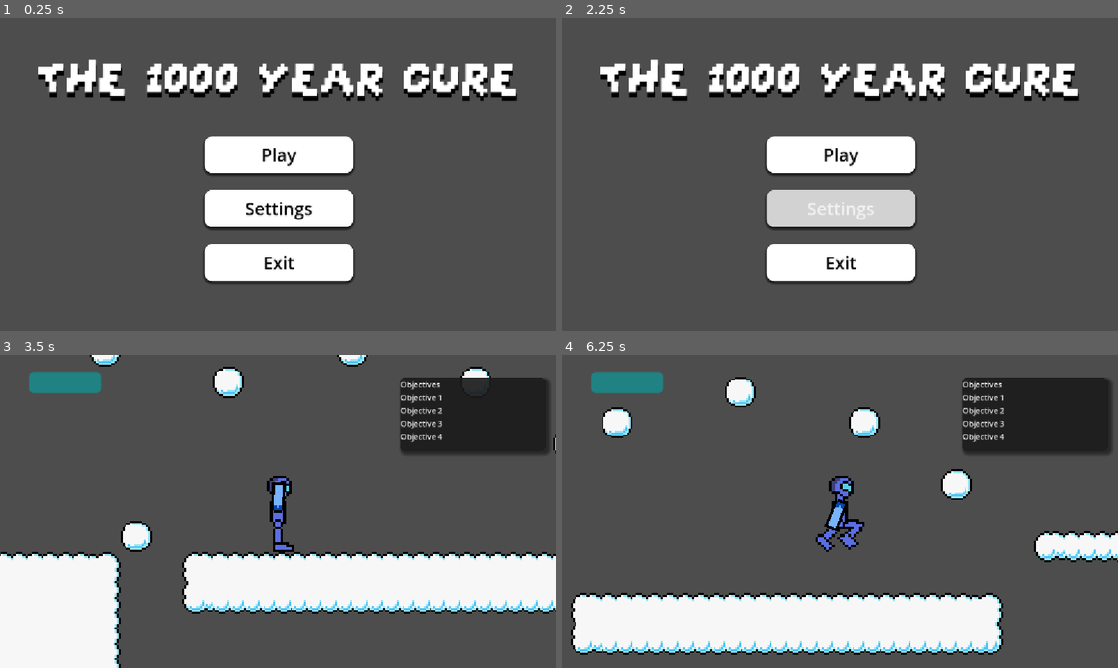
Above: before the commit, frames 1-4 (two rows, left to right).
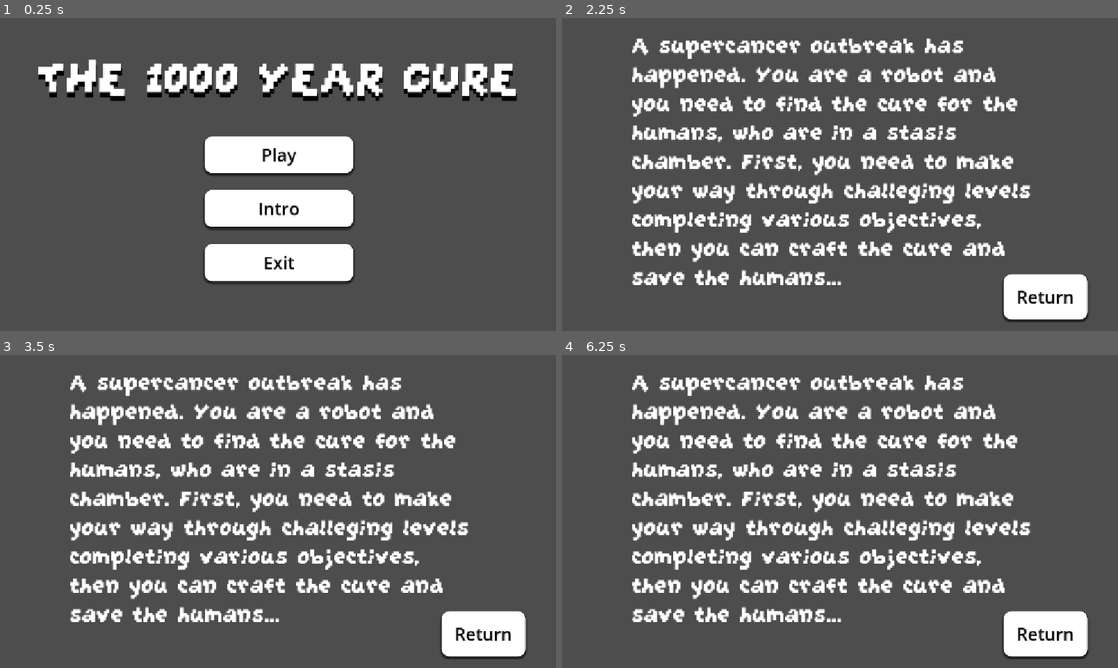
Above: after the commit, the same moments.

Repository: Milo-Griffiths/GameJam-Time
Game: Godot game, scene res://scenes/main.tscn
Same seed, same stepped clock (60 frames per second), same inputs: the game is played once before the commit and once after it. The engine's default icon, where the game draws it, is replaced by a stand-in: a white triangle on a blue panel in a dark square.
Inputs (mouse positions are in pixels of both pictures, inside the frame that each line leads up to):
- Up to frame 1 (0.25 s): no input
- Up to frame 2 (2.25 s): click (840, 208) at 0.5 s, where only the run before the commit has a clickable "Settings"; click (1045, 296) at 1.25 s, where only the run after the commit has a clickable "Return"; click (840, 208) at 2 s, where only the run after the commit has a clickable "Intro"
- Up to frame 3 (3.5 s): click (278, 492) at 2.75 s, where only the run before the commit has a clickable "Play"
- Up to frame 4 (6.25 s): tap Enter at 3.5 s; move the mouse to (962, 495) at 3.52 s; hold Right (right) 3.53-5.03 s; tap Up (up) at 3.6, 3.77, 4.07, 4.52, 4.55, 4.82, 5.3, 5.85, 6.02 s; move the mouse to (728, 527) at 4.27 s; tap Q (Interact) at 4.35 s; move the mouse to (895, 442) at 5.02 s; hold A (left) 5.03-5.78 s; click (895, 442) at 5.1 s; move the mouse to (812, 574) at 5.77 s; hold Right (right) from 5.78 s (still down)

The runs differ from the first frame. In frame 1, 0.3% of the frame differs, in the area x 44-57%, y 58-65%; in frame 2, 27%; in frame 3, 41%, in the area x 0-100%, y 0-100%; in frame 4, 40%.

Commit message:
Removed objective placeholders

Diff:
--- /dev/null
+++ b/assets/scripts/intro.gd
@@ -0,0 +1,6 @@
+extends Control
+
+
+
+func _on_return_pressed() -> void:
+	get_tree().change_scene_to_file("res://scenes/main_menu.tscn")
--- /dev/null
+++ b/assets/scripts/objective_ui.gd
@@ -0,0 +1,9 @@
+extends Control
+
+
+# Initially there are no objectives
+func _ready() -> void:
+	$CanvasLayer/PanelContainer/MarginContainer/VBoxContainer/ObjectiveText.text = ""
+	$CanvasLayer/PanelContainer/MarginContainer/VBoxContainer/ObjectiveText2.text = ""
+	$CanvasLayer/PanelContainer/MarginContainer/VBoxContainer/ObjectiveText3.text = ""
+	$CanvasLayer/PanelContainer/MarginContainer/VBoxContainer/ObjectiveText4.text = ""
--- a/assets/scripts/scene_loader.gd
+++ b/assets/scripts/scene_loader.gd
@@ -19,3 +19,6 @@
 
 func _on_exit_pressed() -> void:
 	get_tree().quit()
+
+func _on_intro_pressed() -> void:
+	get_tree().change_scene_to_file("res://scenes/intro.tscn")
--- a/scenes/UI/objective_ui.tscn
+++ b/scenes/UI/objective_ui.tscn
@@ -1,6 +1,7 @@
 [gd_scene format=3 uid="uid://ck4w6t8ko18lw"]
 
 [ext_resource type="Script" uid="uid://dj0n5p7hl8rbf" path="res://assets/scripts/panel_container.gd" id="1_ifi1l"]
+[ext_resource type="Script" uid="uid://c8quu5f4sr4eb" path="res://assets/scripts/objective_ui.gd" id="1_o6d1m"]
 
 [sub_resource type="StyleBoxFlat" id="StyleBoxFlat_o6d1m"]
 bg_color = Color(0.105882354, 0.105882354, 0.105882354, 0.72156864)
@@ -24,6 +25,7 @@
 anchor_bottom = 1.0
 grow_horizontal = 2
 grow_vertical = 2
+script = ExtResource("1_o6d1m")
 
 [node name="CanvasLayer" type="CanvasLayer" parent="." unique_id=1322544268]
 layer = 10
--- /dev/null
+++ b/scenes/intro.tscn
@@ -0,0 +1,73 @@
+[gd_scene format=3 uid="uid://yfckkk8t76bq"]
+
+[ext_resource type="FontFile" uid="uid://dq8qcabj6yktb" path="res://GrapeSoda.ttf" id="1_ioskq"]
+[ext_resource type="Script" uid="uid://c2yiwh42aq0me" path="res://assets/scripts/intro.gd" id="1_yjqpq"]
+
+[sub_resource type="StyleBoxFlat" id="StyleBoxFlat_4bx60"]
+bg_color = Color(1, 1, 1, 1)
+corner_radius_top_left = 16
+corner_radius_top_right = 16
+corner_radius_bottom_right = 16
+corner_radius_bottom_left = 16
+shadow_size = 5
+shadow_offset = Vector2(0, 3.41)
+
+[sub_resource type="StyleBoxFlat" id="StyleBoxFlat_i2l1n"]
+bg_color = Color(0.63529414, 0.63529414, 0.63529414, 1)
+corner_radius_top_left = 16
+corner_radius_top_right = 16
+corner_radius_bottom_right = 16
+corner_radius_bottom_left = 16
+shadow_size = 5
+shadow_offset = Vector2(0, 3.41)
+
+[sub_resource type="StyleBoxFlat" id="StyleBoxFlat_wfs7u"]
+bg_color = Color(0.8235294, 0.8235294, 0.8235294, 1)
+corner_radius_top_left = 16
+corner_radius_top_right = 16
+corner_radius_bottom_right = 16
+corner_radius_bottom_left = 16
+shadow_size = 5
+shadow_offset = Vector2(0, 3.41)
+
+[node name="Intro" type="Control" unique_id=1227691560]
+layout_mode = 3
+anchors_preset = 15
+anchor_right = 1.0
+anchor_bottom = 1.0
+grow_horizontal = 2
+grow_vertical = 2
+script = ExtResource("1_yjqpq")
+
+[node name="RichTextLabel" type="RichTextLabel" parent="." unique_id=997681452]
+layout_mode = 1
+anchors_preset = 8
+anchor_left = 0.5
+anchor_top = 0.5
+anchor_right = 0.5
+anchor_bottom = 0.5
+offset_left = -431.75
+offset_top = -295.75
+offset_right = 431.75
+offset_bottom = 295.75
+grow_horizontal = 2
+grow_vertical = 2
+theme_override_fonts/normal_font = ExtResource("1_ioskq")
+theme_override_font_sizes/normal_font_size = 60
+text = "A supercancer outbreak has happened. You are a robot and you need to find the cure for the humans, who are in a stasis chamber. First, you need to make your way through challeging levels completing various objectives, then you can craft the cure and save the humans..."
+
+[node name="Return" type="Button" parent="." unique_id=1099978993]
+layout_mode = 0
+offset_left = 915.0
+offset_top = 531.0
+offset_right = 1089.0
+offset_bottom = 624.0
+size_flags_vertical = 3
+theme_override_colors/font_color = Color(0, 0, 0, 1)
+theme_override_font_sizes/font_size = 36
+theme_override_styles/normal = SubResource("StyleBoxFlat_4bx60")
+theme_override_styles/pressed = SubResource("StyleBoxFlat_i2l1n")
+theme_override_styles/hover = SubResource("StyleBoxFlat_wfs7u")
+text = "Return"
+
+[connection signal="pressed" from="Return" to="." method="_on_return_pressed"]
--- a/scenes/main_menu.tscn
+++ b/scenes/main_menu.tscn
@@ -81,7 +81,7 @@
 theme_override_styles/hover = SubResource("StyleBoxFlat_fu7sn")
 text = "Play"
 
-[node name="Settings" type="Button" parent="VBoxContainer" unique_id=959305592]
+[node name="Intro" type="Button" parent="VBoxContainer" unique_id=959305592]
 layout_mode = 2
 size_flags_vertical = 3
 theme_override_colors/font_color = Color(0, 0, 0, 1)
@@ -89,7 +89,7 @@
 theme_override_styles/normal = SubResource("StyleBoxFlat_jpue2")
 theme_override_styles/pressed = SubResource("StyleBoxFlat_7vrkn")
 theme_override_styles/hover = SubResource("StyleBoxFlat_fu7sn")
-text = "Settings"
+text = "Intro"
 
 [node name="Exit" type="Button" parent="VBoxContainer" unique_id=1066117826]
 layout_mode = 2
@@ -123,4 +123,5 @@
 script = ExtResource("2_ekxnf")
 
 [connection signal="button_down" from="VBoxContainer/Play" to="SceneLoader" method="_on_play_button_down"]
+[connection signal="pressed" from="VBoxContainer/Intro" to="SceneLoader" method="_on_intro_pressed"]
 [connection signal="pressed" from="VBoxContainer/Exit" to="SceneLoader" method="_on_exit_pressed"]
Not shown, added: assets/scripts/intro.gd.uid
Not shown, added: assets/scripts/objective_ui.gd.uid
